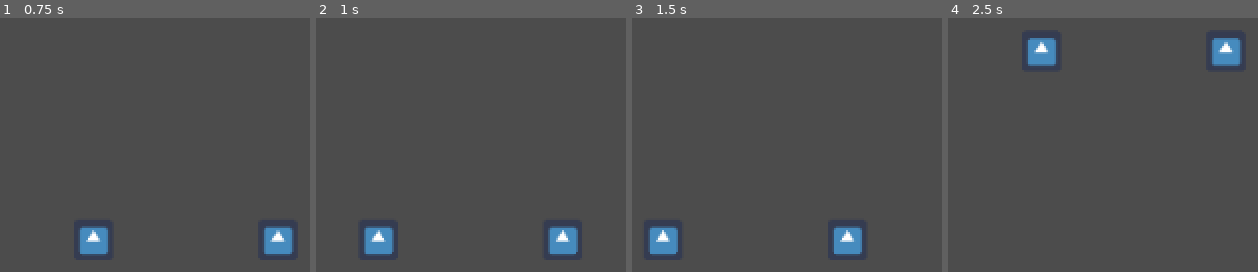
Above: before the commit, frames 1-4 (left to right).
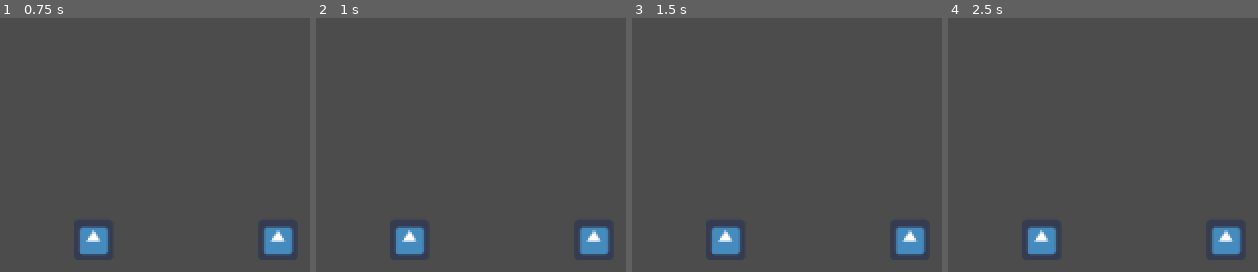
Above: after the commit, the same moments.

Repository: Clockknight/Chrono-Conflict
Game: Godot game, scene res://map.tscn
The game is run twice, just before and just after one commit, with the same random seed, the same clock (stepped at 60 frames per second) and the same inputs. The engine's default icon, where the game draws it, is replaced by a stand-in: a white triangle on a blue panel in a dark square.
Inputs:
- Up to frame 1 (0.75 s): tap Enter at 0.5 s; tap Down (ui_p2down) at 0.6 s
- Up to frame 2 (1 s): tap Left (ui_p2left) at 0.8 s
- Up to frame 3 (1.5 s): tap Space at 1.25 s; tap Left (ui_p2left) at 1.35 s
- Up to frame 4 (2.5 s): tap Right (ui_p2right) at 1.55, 2.1 s; tap Enter at 2 s; tap Up (ui_p2up) at 2.3 s

Frame 1 is identical in both runs. In frame 2, 4.1% of the frame differs, in the area x 15-95%, y 81-93%; in frame 3, 4.0%; in frame 4, 4.1%.
Error after the commit: Invalid get index 'x' (on base: 'Position2D'). (res://Orbulon.gd:75)

Commit message:
begin defining side swapping behavior

Diff:
--- a/Orbulon.gd
+++ b/Orbulon.gd
@@ -70,8 +70,11 @@
 
 func config(other_player):
 	# player object assumes it's player 1 until otherwise stated
+	_other = other_player
 
-	_up_string = "ui_p2up"
-	_down_string = "ui_p2down"
-	_left_string = "ui_p2left"
-	_right_string = "ui_p2right"
+	if _other._bottom.x > self.x:
+		_p1_side = false
+		_up_string = "ui_p2up"
+		_down_string = "ui_p2down"
+		_left_string = "ui_p2left"
+		_right_string = "ui_p2right"
